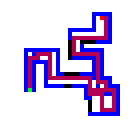
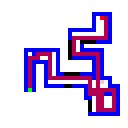
Two versions of the same layered image (128x128). Layer-by-layer changes:
painted on "Layer 1" over [96, 80, 108, 112]
